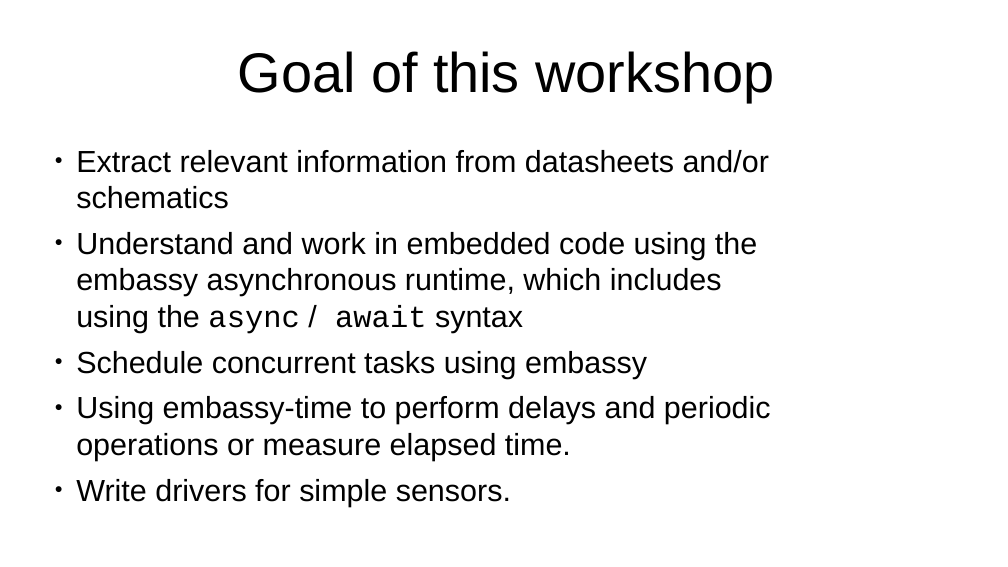
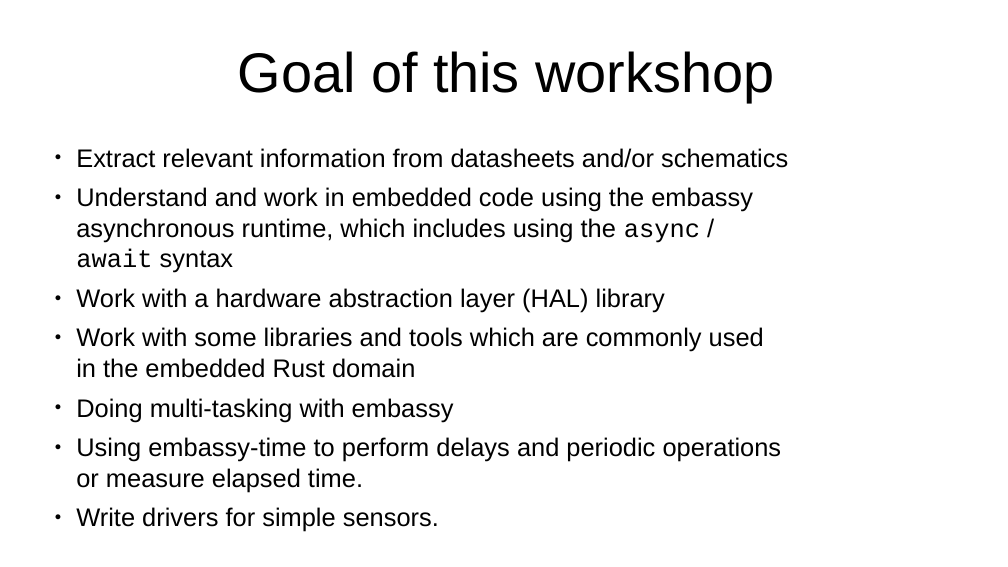
Before and after one commit to us-irs/embedded-rust-workshop, a slide deck: slide 7 of slides/embedded-rust-workshop.odp (slide 6 before the commit). Drawn at 1008x567 pixels with LibreOffice and Linux fonts; fonts in the diff are those of the drawing. Boxes give left, top, right and bottom in pixels: in the first picture for what was removed or moved away, otherwise in the second. Text is boxed around its words. In the diff, an @@ line names an element or a change of style, - is before the commit and + after.

```diff
--- a/slides/embedded-rust-workshop.odp
+++ b/slides/embedded-rust-workshop.odp
@@ text at (x1=76, y1=148, x2=788, y2=532): size 24 to 20 pt in "Extract relevant information from datasheets and/or schemati ...", "Understand and work in embedded code using ...", "Using embassy-time to perform delays and periodic ...", "Write drivers for simple sensors." @@
@@ text at (x1=76, y1=288, x2=764, y2=422): text changed; size 24 to 20 pt @@
-● Schedule concurrent tasks using embassy
+● Work with a hardware abstraction layer (HAL) library
+● Work with some libraries and tools which are commonly used in the embedded Rust domain
+● Doing multi-tasking with embassy
```
Also in this commit, not shown: 4 other slides changed, 1 slide added.
